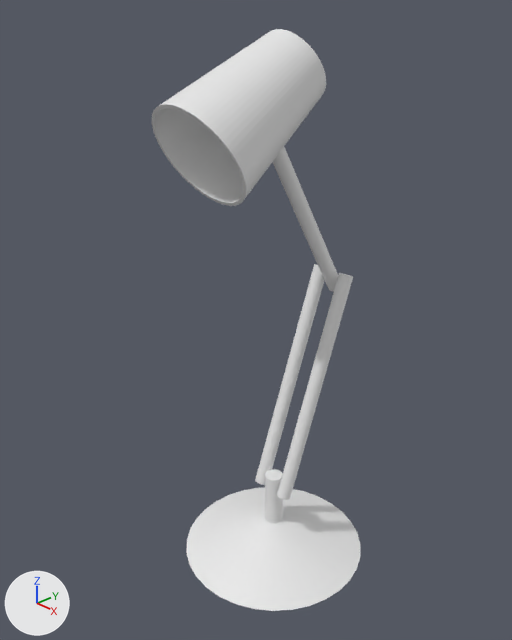
Before and after pictures for a commit that changed the Blender file models/Room/Objects/Lamp.blend.
The view is the same before and after, from a 50 mm camera at (0.449, -0.449, 0.558) aimed at (-0.013, -0.015, 0.263). The lights are fixed; the arrows at lower left show +X, +Y and +Z.
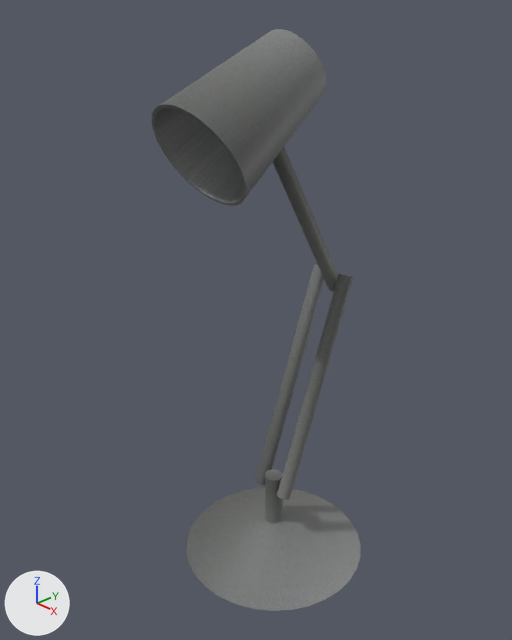
What differs and where, as boxes (x1, y1, x2, y2) in the pictures (512 x 640 px):
'Cylinder.003', recoloured (white to grey): (152, 29, 326, 206) in both
'Cone', recoloured (white to grey): (186, 487, 360, 611) in both
'Cylinder.001', recoloured: (255, 264, 353, 500) in both
'Cylinder.002', recoloured: (273, 147, 338, 291) in both
'Cylinder', recoloured: (265, 469, 283, 523) in both

Patch to the scene script:
```diff
--- a/models/Room/Objects/Lamp.blend.py
+++ b/models/Room/Objects/Lamp.blend.py
@@ img_steel_jpg @@
+img_steel_jpg = load_image('steel.jpg', '../../../textures/steel.jpg', 900, 900, 'sRGB')
@@ mat_material_001 @@
+mat_material_001 = principled_material('Material.001')
+mat_material_001.texture = img_steel_jpg
@@ mat_material_003 @@
+mat_material_003 = principled_material('Material.003')
+mat_material_003.texture = img_steel_jpg
@@ mat_material_004 @@
+mat_material_004 = principled_material('Material.004')
+mat_material_004.texture = img_steel_jpg
@@ mat_material_005 @@
+mat_material_005 = principled_material('Material.005')
+mat_material_005.texture = img_steel_jpg
@@ mat_material_002 @@
+mat_material_002 = principled_material('Material.002')
+mat_material_002.texture = img_steel_jpg
@@ me_cone @@
 me_cone.from_pydata(...)  # 33 vertices, 33 faces; spans x -1.0..1.0, y -1.0..1.0, z -1.0..1.0
+me_cone.materials.append(mat_material_002)  # picture img_steel_jpg
@@ me_cylinder @@
 me_cylinder.from_pydata(...)  # 64 vertices, 34 faces; spans x -1.0..1.0, y -1.0..1.0, z -1.0..1.0
+me_cylinder.materials.append(mat_material_005)  # picture img_steel_jpg
@@ me_cylinder_001 @@
 me_cylinder_001.from_pydata(...)  # 128 vertices, 68 faces; spans x -0.042..0.007, y -0.007..0.007, z -0.125..0.125
+me_cylinder_001.materials.append(mat_material_004)  # picture img_steel_jpg
@@ me_cylinder_002 @@
 me_cylinder_002.from_pydata(...)  # 64 vertices, 34 faces; spans x -0.007..0.007, y -0.007..0.007, z -0.125..0.125
+me_cylinder_002.materials.append(mat_material_003)  # picture img_steel_jpg
@@ me_cylinder_003 @@
 me_cylinder_003.from_pydata(...)  # 256 vertices, 194 faces; spans x -0.05..0.05, y -0.05..0.05, z -0.0625..0.0625
+me_cylinder_003.materials.append(mat_material_001)  # picture img_steel_jpg
```
